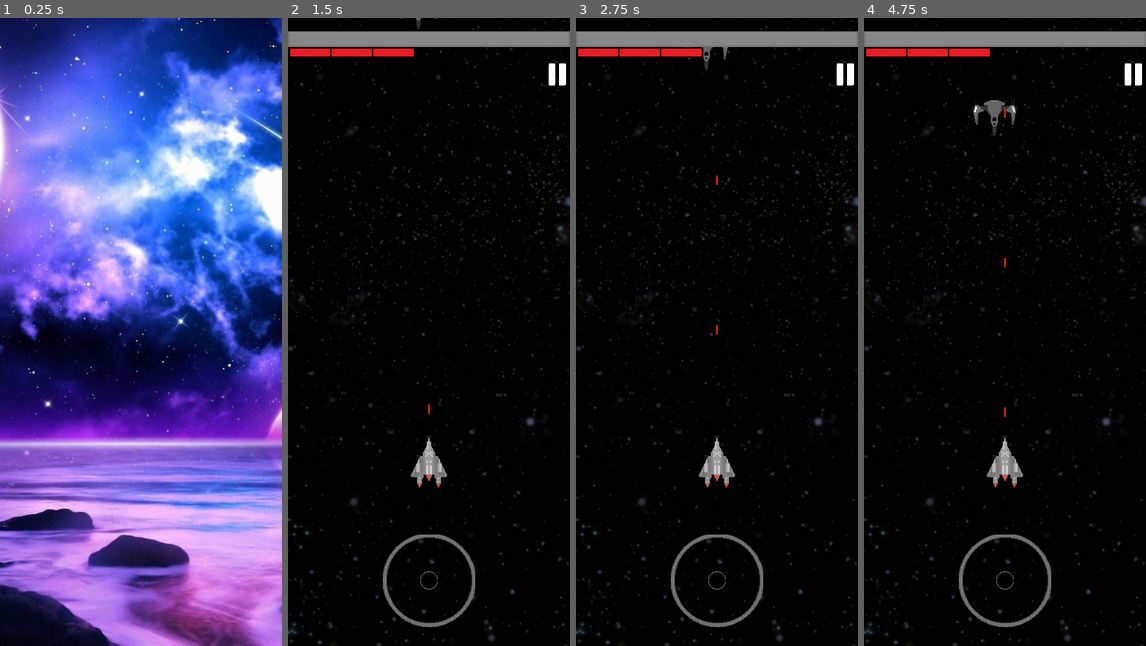
Above: before the commit, frames 1-4 (left to right).
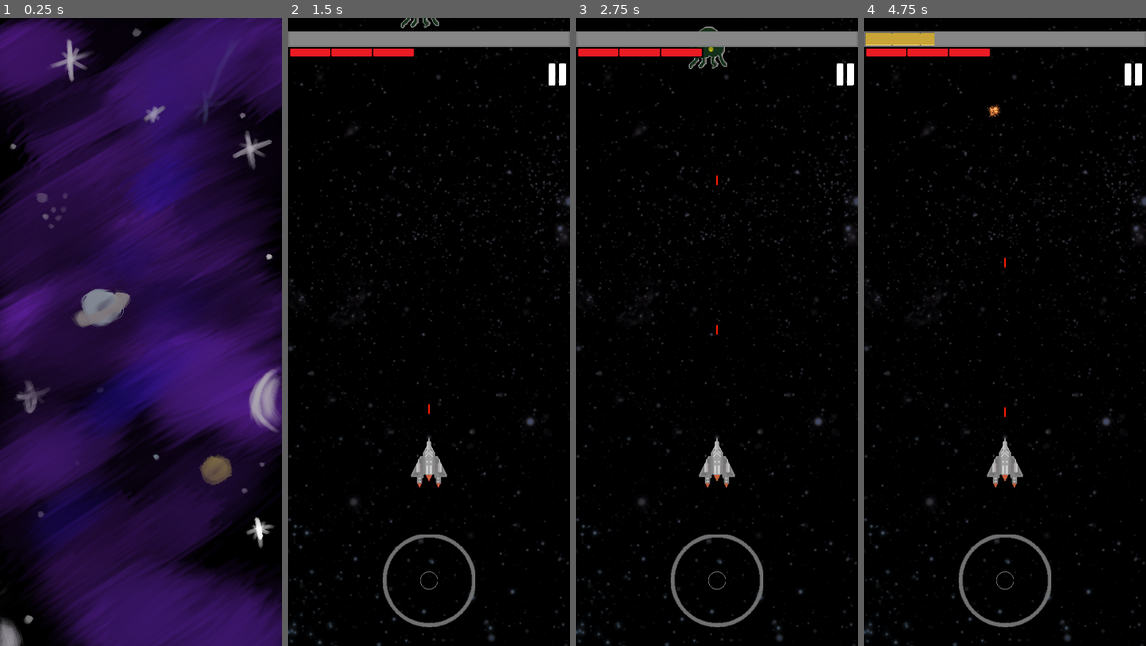
Above: after the commit, the same moments.

Repository: bstyn/SpaceShooter
Game: Godot game, scene res://src/nodes/Scenes/StartMenu.tscn
The game is run twice, just before and just after one commit, with the same random seed, the same clock (stepped at 60 frames per second) and the same inputs.
Inputs (mouse positions are in pixels of both pictures, inside the frame that each line leads up to):
- Up to frame 1 (0.25 s): no input
- Up to frame 2 (1.5 s): click "START" at 0.5 s; click "Play" at 1.25 s
- Up to frame 3 (2.75 s): tap Enter at 2, 2.1 s; move the mouse to (779, 300) at 2.02 s; hold Right from 2.03 s (still down); click (779, 300) at 2.17 s
- Up to frame 4 (4.75 s): move the mouse to (948, 363) at 2.77 s; release Right at 2.78 s; hold Down 2.78-3.53 s; tap Enter at 2.85, 3.6, 4.35 s; move the mouse to (1033, 193) at 3.52 s; hold Right 3.53-4.28 s; move the mouse to (990, 457) at 4.27 s; hold Up from 4.28 s (still down); click (990, 457) at 4.42 s

The runs differ from the first frame. In frame 1, 96% of the frame differs, in the area x 0-100%, y 0-100%; in frame 2, 0.1%; in frame 3, 0.3%; in frame 4, 0.9%.

Commit message:
Deleted old android build, fixed enemies spawn

Diff:
--- a/Project_Interceptor/src/nodes/Enemy_laser_bullet.tscn
+++ b/Project_Interceptor/src/nodes/Enemy_laser_bullet.tscn
@@ -1,6 +1,6 @@
 [gd_scene load_steps=5 format=2]
 
-[ext_resource path="res://src/assets/sprites/Spaceship/PngItem_1625645.png" type="Texture" id=1]
+[ext_resource path="res://src/assets/sprites/Enemies/PngItem_1625645.png" type="Texture" id=1]
 [ext_resource path="res://src/scripts/enemy/Enemy_laser_bullet.gd" type="Script" id=2]
 [ext_resource path="res://src/assets/sfx/enemy_laser.mp3" type="AudioStream" id=3]
 
--- a/Project_Interceptor/src/nodes/Enemy_spaceship.tscn
+++ b/Project_Interceptor/src/nodes/Enemy_spaceship.tscn
@@ -1,8 +1,36 @@
-[gd_scene load_steps=10 format=2]
+[gd_scene load_steps=15 format=2]
 
-[ext_resource path="res://src/assets/sprites/Spaceship/pngkey.com-nasa-spaceship-png-3220715.png" type="Texture" id=1]
+[ext_resource path="res://src/assets/sprites/SpriteSheets/Enemy_spritesheet.png" type="Texture" id=1]
 [ext_resource path="res://src/scripts/enemy/Enemy_spaceship.gd" type="Script" id=2]
 [ext_resource path="res://src/assets/sfx/destroyed.mp3" type="AudioStream" id=3]
+
+[sub_resource type="AtlasTexture" id=7]
+flags = 4
+atlas = ExtResource( 1 )
+region = Rect2( 0, 0, 100, 100 )
+
+[sub_resource type="AtlasTexture" id=8]
+flags = 4
+atlas = ExtResource( 1 )
+region = Rect2( 100, 0, 100, 100 )
+
+[sub_resource type="AtlasTexture" id=9]
+flags = 4
+atlas = ExtResource( 1 )
+region = Rect2( 200, 0, 100, 100 )
+
+[sub_resource type="AtlasTexture" id=10]
+flags = 4
+atlas = ExtResource( 1 )
+region = Rect2( 300, 0, 100, 100 )
+
+[sub_resource type="SpriteFrames" id=11]
+animations = [ {
+"frames": [ SubResource( 7 ), SubResource( 8 ), SubResource( 9 ), SubResource( 10 ) ],
+"loop": true,
+"name": "idle",
+"speed": 2.0
+} ]
 
 [sub_resource type="GradientTexture" id=1]
 
@@ -40,17 +68,21 @@
 collision_mask = 0
 script = ExtResource( 2 )
 
-[node name="Pngkeycom-nasa-spaceship-png-3220715" type="Sprite" parent="."]
-position = Vector2( -0.25, 0 )
-scale = Vector2( 0.33, 0.33 )
-texture = ExtResource( 1 )
+[node name="AnimatedSprite" type="AnimatedSprite" parent="."]
+rotation = -3.14159
+scale = Vector2( 2, 2 )
+frames = SubResource( 11 )
+animation = "idle"
+frame = 1
+playing = true
 
 [node name="enemy_spaceship_area" type="Area2D" parent="."]
 
 [node name="CollisionPolygon2D" type="CollisionPolygon2D" parent="enemy_spaceship_area"]
+visible = false
 position = Vector2( -97.6918, -151.417 )
 scale = Vector2( 6.13904, 12.6407 )
-polygon = PoolVector2Array( 15.6626, 7.70824, 15.0361, 8.73199, 14.1866, 10.8664, 14.1866, 12.0117, 11.6181, 13.5389, 7.8939, 12.827, 7.89392, 10.1171, 7.01681, 10.1171, 5.51317, 13.2485, 6.39028, 14.6336, 8.01919, 14.6336, 8.3951, 14.5132, 10.7619, 14.4933, 11.0264, 15.2358, 14.2843, 15.838, 17.6674, 15.838, 21.0361, 15.2569, 21.0361, 14.4933, 23.306, 14.5132, 23.6819, 14.6336, 25.1855, 14.6336, 26.1732, 13.348, 24.6843, 10.1171, 24.6843, 10.1171, 23.8072, 10.1171, 23.8072, 12.8872, 20.1799, 13.5389, 17.6114, 12.0117, 17.6114, 10.8664, 16.9156, 8.73199, 16.2891, 7.70825 )
+polygon = PoolVector2Array( 17.7927, 7.8405, 16.0385, 10.3963, 13.7831, 10.7006, 12.6554, 7.9622, 10.4, 8.32731, 12.0289, 10.8223, 10.2746, 10.7615, 6.26501, 8.26646, 7.3927, 11.9177, 7.26739, 13.865, 7.89389, 15.2646, 8.771, 15.934, 12.9059, 17.577, 16.7903, 17.5771, 21.6771, 15.7515, 23.1807, 13.5607, 23.4313, 11.5526, 21.4265, 10.3963, 24.3084, 9.05757, 24.559, 8.14477, 22.6795, 7.96221, 19.547, 10.4572, 18.1686, 10.5789, 18.7952, 8.99671, 20.0482, 8.32733 )
 
 [node name="Particles2D" type="Particles2D" parent="."]
 self_modulate = Color( 0.909804, 0.470588, 0.0431373, 1 )
--- a/Project_Interceptor/src/nodes/Player_laser_bullet.tscn
+++ b/Project_Interceptor/src/nodes/Player_laser_bullet.tscn
@@ -1,6 +1,6 @@
 [gd_scene load_steps=5 format=2]
 
-[ext_resource path="res://src/assets/sprites/Spaceship/PngItem_1625645.png" type="Texture" id=1]
+[ext_resource path="res://src/assets/sprites/Enemies/PngItem_1625645.png" type="Texture" id=1]
 [ext_resource path="res://src/scripts/player/Player_laser_bullet.gd" type="Script" id=2]
 [ext_resource path="res://src/assets/sfx/laser.mp3" type="AudioStream" id=3]
 
--- a/Project_Interceptor/src/nodes/Player_spaceship.tscn
+++ b/Project_Interceptor/src/nodes/Player_spaceship.tscn
@@ -40,16 +40,17 @@
 scale = Vector2( 0.5, 0.5 )
 frames = SubResource( 5 )
 animation = "Idle"
-frame = 3
 playing = true
 
 [node name="CollisionShape2D" type="CollisionPolygon2D" parent="."]
+visible = false
 position = Vector2( 0, -1 )
 polygon = PoolVector2Array( -2, -19, -1, -23, 1, -23, 2, -19, 2, -15, 6, -9, 6, -6, 8, -6, 11, -2, 18, 13, 17, 15, 12,  …(193 unchanged characters)…
 
 [node name="Area2D" type="Area2D" parent="."]
 
 [node name="CollisionShape2D" type="CollisionPolygon2D" parent="Area2D"]
+visible = false
 position = Vector2( 0, -1 )
 polygon = PoolVector2Array( -2, -19, -1, -23, 1, -23, 2, -19, 2, -15, 6, -9, 6, -6, 8, -6, 11, -2, 18, 13, 17, 15, 12,  …(193 unchanged characters)…
 
--- a/Project_Interceptor/src/nodes/Scenes/MainMenu.tscn
+++ b/Project_Interceptor/src/nodes/Scenes/MainMenu.tscn
@@ -2,7 +2,7 @@
 
 [ext_resource path="res://MainMenuButtons.tres" type="Theme" id=1]
 [ext_resource path="res://src/scripts/PlayButton.gd" type="Script" id=2]
-[ext_resource path="res://src/assets/sprites/Spaceship/pngkey.com-nasa-spaceship-png-3220715.png" type="Texture" id=3]
+[ext_resource path="res://src/assets/sprites/SpriteSheets/spaceship_spritesheet.png" type="Texture" id=3]
 [ext_resource path="res://src/assets/sprites/Interface/UpgradeButton_v2_pressed.png" type="Texture" id=4]
 [ext_resource path="res://src/nodes/Score.tscn" type="PackedScene" id=5]
 [ext_resource path="res://src/assets/sprites/Interface/coin.png" type="Texture" id=6]
@@ -56,11 +56,6 @@
 valign = 1
 script = ExtResource( 8 )
 
-[node name="Pngkeycom-nasa-spaceship-png-3220715" type="Sprite" parent="."]
-position = Vector2( 540, 1200 )
-rotation = 1.5708
-texture = ExtResource( 3 )
-
 [node name="Coin" type="Sprite" parent="."]
 position = Vector2( 520, 180 )
 scale = Vector2( 2.5, 2.5 )
@@ -93,5 +88,12 @@
 texture_pressed = ExtResource( 4 )
 script = ExtResource( 13 )
 
+[node name="Sprite" type="Sprite" parent="."]
+position = Vector2( 540, 1200 )
+scale = Vector2( 3, 3 )
+texture = ExtResource( 3 )
+region_enabled = true
+region_rect = Rect2( 0, 0, 100, 100 )
+
 [connection signal="pressed" from="Button" to="Button" method="_on_Button_pressed"]
 [connection signal="pressed" from="UpgradeButton" to="UpgradeButton" method="_on_UpgradeButton_pressed"]
--- a/Project_Interceptor/src/nodes/Scenes/MainScene.tscn
+++ b/Project_Interceptor/src/nodes/Scenes/MainScene.tscn
@@ -34,6 +34,7 @@
 scale = Vector2( 4, 4 )
 
 [node name="Player_area" parent="." instance=ExtResource( 3 )]
+visible = false
 position = Vector2( 0, 850 )
 scale = Vector2( 1.055, 8 )
 
@@ -83,6 +84,7 @@
 script = ExtResource( 19 )
 
 [node name="Damage" type="Label" parent="GUI"]
+visible = false
 margin_top = 500.0
 margin_right = 100.0
 margin_bottom = 540.0
@@ -92,6 +94,7 @@
 script = ExtResource( 24 )
 
 [node name="Attack_speed" type="Label" parent="GUI"]
+visible = false
 margin_top = 600.0
 margin_right = 109.0
 margin_bottom = 640.0
@@ -100,6 +103,7 @@
 script = ExtResource( 23 )
 
 [node name="HP" type="Label" parent="GUI"]
+visible = false
 margin_top = 700.0
 margin_right = 100.0
 margin_bottom = 740.0
@@ -108,6 +112,7 @@
 script = ExtResource( 22 )
 
 [node name="CurrHP" type="Label" parent="GUI"]
+visible = false
 margin_top = 800.0
 margin_right = 100.0
 margin_bottom = 840.0
@@ -120,6 +125,7 @@
 
 [node name="Popup" type="Popup" parent="LevelUpMenu"]
 pause_mode = 2
+visible = true
 anchor_right = 1.0
 anchor_bottom = 1.0
 popup_exclusive = true
@@ -221,6 +227,7 @@
 
 [node name="Popup" type="Popup" parent="GameOver"]
 pause_mode = 2
+visible = true
 anchor_right = 1.0
 anchor_bottom = 1.0
 margin_right = -7.0
--- a/Project_Interceptor/src/nodes/Scenes/StartMenu.tscn
+++ b/Project_Interceptor/src/nodes/Scenes/StartMenu.tscn
@@ -3,7 +3,7 @@
 [ext_resource path="res://MainMenuButtons.tres" type="Theme" id=1]
 [ext_resource path="res://src/scripts/Menu.gd" type="Script" id=2]
 [ext_resource path="res://src/assets/sfx/space_music_ambient.mp3" type="AudioStream" id=3]
-[ext_resource path="res://src/assets/sprites/BGND.jpg" type="Texture" id=4]
+[ext_resource path="res://src/assets/sprites/background.png" type="Texture" id=4]
 
 [node name="StartMenu" type="Control"]
 anchor_right = 1.0
--- a/Project_Interceptor/src/resouces/SaveGame.gd
+++ b/Project_Interceptor/src/resouces/SaveGame.gd
@@ -19,55 +19,11 @@
 
 static func load_savegame() -> Resource:
 	var save_path := get_save_path()
-	if ResourceLoader.has_cached(save_path):
-		# Once the resource caching bug is fixed, you will only need this line of code to load the save game.
-		return ResourceLoader.load(save_path, "", true)
-
-	# /!\ Workaround for bug https://github.com/godotengine/godot/issues/59686
-	# Without that, sub-resources will not reload from the saved data.
-	# We copy the SaveGame resource's data to a temporary file, load that file
-	# as a resource, and make it take over the save game.
-
-	# We first load the save game resource's content as a byte array and store it.
-	var file := File.new()
-	if file.open(save_path, File.READ) != OK:
-		printerr("Couldn't read file " + save_path)
-		return null
-
-	var data := file.get_buffer(file.get_len())
-	file.close()
-
-	# Then, we generate a random file path that's not in Godot's cache.
-	var tmp_file_path := make_random_path()
-	while ResourceLoader.has_cached(tmp_file_path):
-		tmp_file_path = make_random_path()
-
-	# We write a copy of the save game to that temporary file path.
-	if file.open(tmp_file_path, File.WRITE) != OK:
-		printerr("Couldn't write file " + tmp_file_path)
-		return null
-
-	file.store_buffer(data)
-	file.close()
-
-	# We load the temporary file as a resource.
-	var save = ResourceLoader.load(tmp_file_path, "", true)
-	# And make it take over the save path for the next time the player
-	# saves.
-	save.take_over_path(save_path)
-
-	# We delete the temporary file.
-	var directory := Directory.new()
-	directory.remove(tmp_file_path)
-	return save
-
+	return ResourceLoader.load(save_path, "", true)
 
 static func make_random_path() -> String:
 	return "user://temp_file_" + str(randi()) + ".tres"
 
-
-# This function allows us to save and load a text resource in debug builds and a
-# binary resource in the released product.
 static func get_save_path() -> String:
 	var extension := ".tres" if OS.is_debug_build() else ".res"
 	return SAVE_GAME_BASE_PATH + extension
--- a/Project_Interceptor/src/scripts/Global.gd
+++ b/Project_Interceptor/src/scripts/Global.gd
@@ -9,25 +9,30 @@
 var lvl = 1
 var experience = 0
 var max_experience = 12
+var spawn_number = 1
 
 
 var _save: SaveGame
 
 func _ready() -> void:
 	_create_or_load_save()
-	increaseHealth(2)
+
 
 func increaseHealth(number):
-	yield(get_tree().create_timer(300,false), "timeout")
+	yield(get_tree().create_timer(60,false), "timeout")
 	enemyHealth += number
 	increaseHealth(2)
 
+func increaseSpawn(number):
+	yield(get_tree().create_timer(120,false), "timeout")
+	spawn_number += number
+	increaseSpawn(number)
+
+
 func _create_or_load_save() -> void:
 	if SaveGame.save_exists():
-		print("Save loaded")
 		_save = SaveGame.load_savegame() as SaveGame
 	else:
-		print("No game save found")
 		_save = SaveGame.new()
 
 		_save.characterstats = CharacterStats.new()
@@ -40,5 +45,4 @@
 	upgrades = _save.upgrades
 
 func _save_game() -> void:
-	print("saved")
 	_save.write_savegame()
--- a/Project_Interceptor/src/scripts/MenuPopup.gd
+++ b/Project_Interceptor/src/scripts/MenuPopup.gd
@@ -4,7 +4,6 @@
 
 func _on_PauseButton_pressed():
 	# Pause game
-	print(get_tree())
 	get_tree().paused = true
 	# Show popup
 	if is_instance_valid(player):
--- a/Project_Interceptor/src/scripts/enemy/Spawn.gd
+++ b/Project_Interceptor/src/scripts/enemy/Spawn.gd
@@ -7,6 +7,8 @@
 
 func _ready():
 	set_stats(Global._save.characterstats)
+	Global.increaseHealth(2)
+	Global.increaseSpawn(1)
 	spawn_enemy()
 
 func set_stats(new_stats: CharacterStats) -> void:
@@ -22,7 +24,8 @@
 	add_child(e)
 	delete_self(e)
 	yield(get_tree().create_timer(time,false), "timeout")
-	spawn_enemy()
+	for x in range(Global.spawn_number):
+		spawn_enemy()
 
 
 func delete_self(e):
--- a/Project_Interceptor/src/scripts/player/Player_spaceship.gd
+++ b/Project_Interceptor/src/scripts/player/Player_spaceship.gd
@@ -55,7 +55,6 @@
 
 
 func _on_Area2D_area_entered(area):
-	print(area.name)
 	if area.name == "enemy_laser_bullet_area":
 		area.get_parent().queue_free()
 		current_health -= 1 * (1 - stats.dmg_reduction)
@@ -85,6 +84,8 @@
 	Global.lvl = 1
 	Global.experience = 0
 	Global.max_experience = 12
+	Global.spawn_number = 1
+	Global.enemyHealth = 3
 	Global._save_game()
 	popup.popup()
 
Binary file removed: Project_Interceptor/src/assets/sprites/BGND.jpg
Renamed: Project_Interceptor/src/assets/sprites/Spaceship/PngItem_1625645.png -> Project_Interceptor/src/assets/sprites/Enemies/PngItem_1625645.png
Not shown, changed: Project_Interceptor/src/assets/sprites/Enemies/PngItem_1625645.png.import
Binary file removed: Project_Interceptor/src/assets/sprites/Spaceship/pngkey.com-nasa-spaceship-png-3220715.png
Not shown, removed: Project_Interceptor/src/assets/sprites/Spaceship/pngkey.com-nasa-spaceship-png-3220715.png.import
Binary file added: Project_Interceptor/src/assets/sprites/SpriteSheets/Enemy_spritesheet.png
Not shown, changed: Project_Interceptor/src/assets/sprites/SpriteSheets/Enemy_spritesheet.png.import
Binary file added: Project_Interceptor/src/assets/sprites/background.png
Not shown, changed: Project_Interceptor/src/assets/sprites/background.png.import
Binary file removed: Project_Interceptor/src/assets/sprites/title.png
Not shown, changed: README.md
